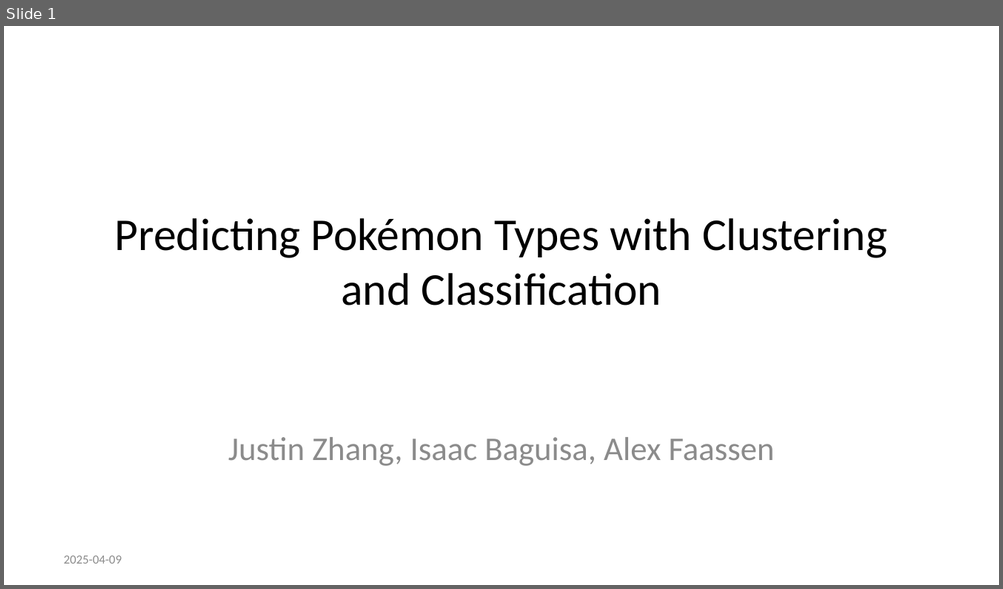
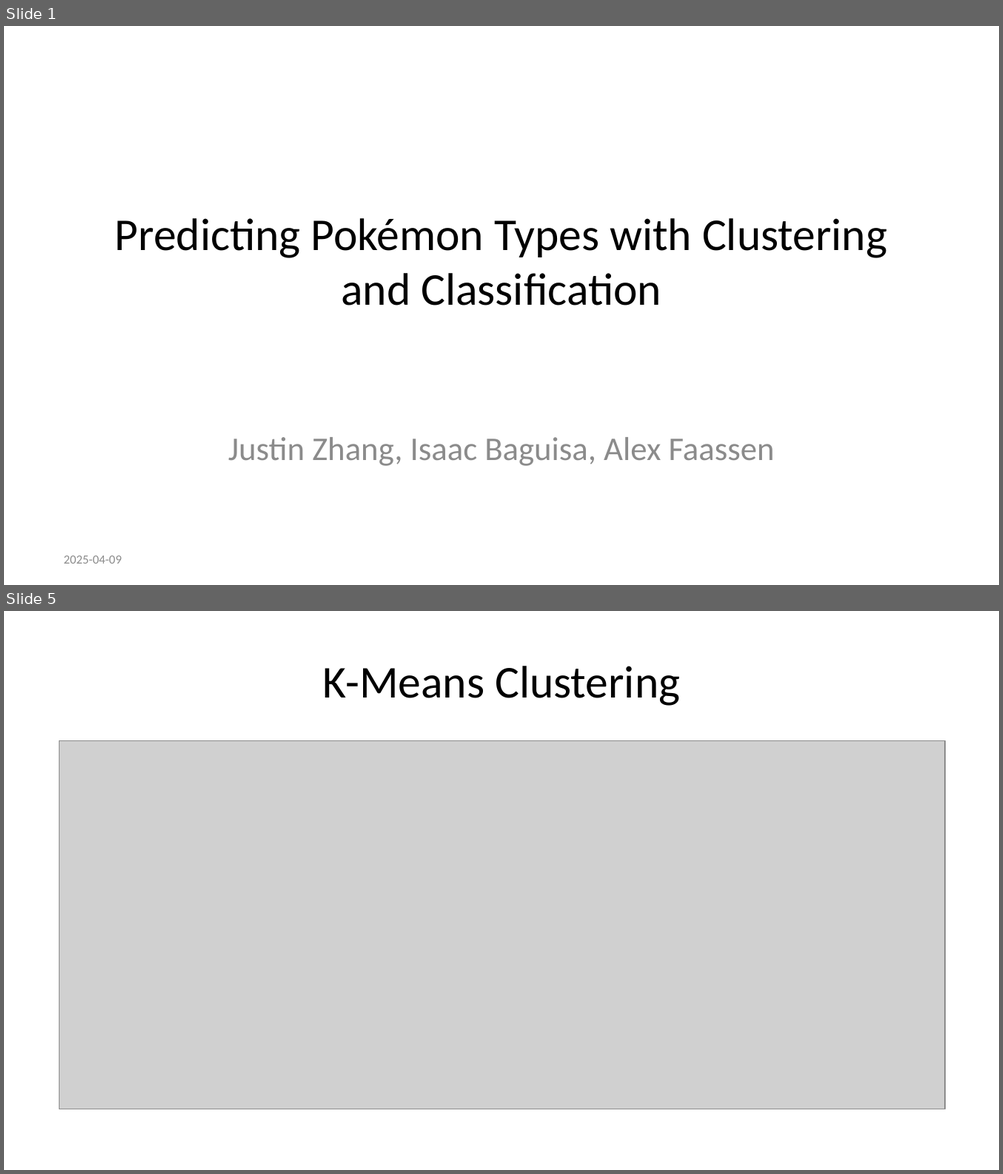
Before and after one commit to alexfaassen/STA2201, a slide deck: Presentation.pptx. Shown one above the other, each under a label of ours: slide 1 before the commit, slides 1 and 5 after it; the slides between them are not shown. The pictures are 1003x589 and 1003x1174 pixels, drawn with LibreOffice and Linux fonts; fonts in the diff are those of the drawing; grey boxes stand for pictures. Boxes give left, top, right and bottom in pixels: in the first picture for what was removed or moved away, otherwise in the second. Text is boxed around its words. In the diff, an @@ line names an element or a change of style, - is before the commit and + after.

Commit message:
Input clustering slides

```diff
--- a/Presentation.pptx
+++ b/Presentation.pptx
@@ slide 5 added at bbox=[4, 611, 999, 1170], background #FFFFFF @@
@@ title added at bbox=[322, 666, 680, 706], 33 pt, text #000000 @@
+K-Means Clustering
@@ picture added at bbox=[60, 741, 945, 1111] @@
```
Also in this commit, not shown: 9 other slides added, 4 slides removed, 1 other file.
